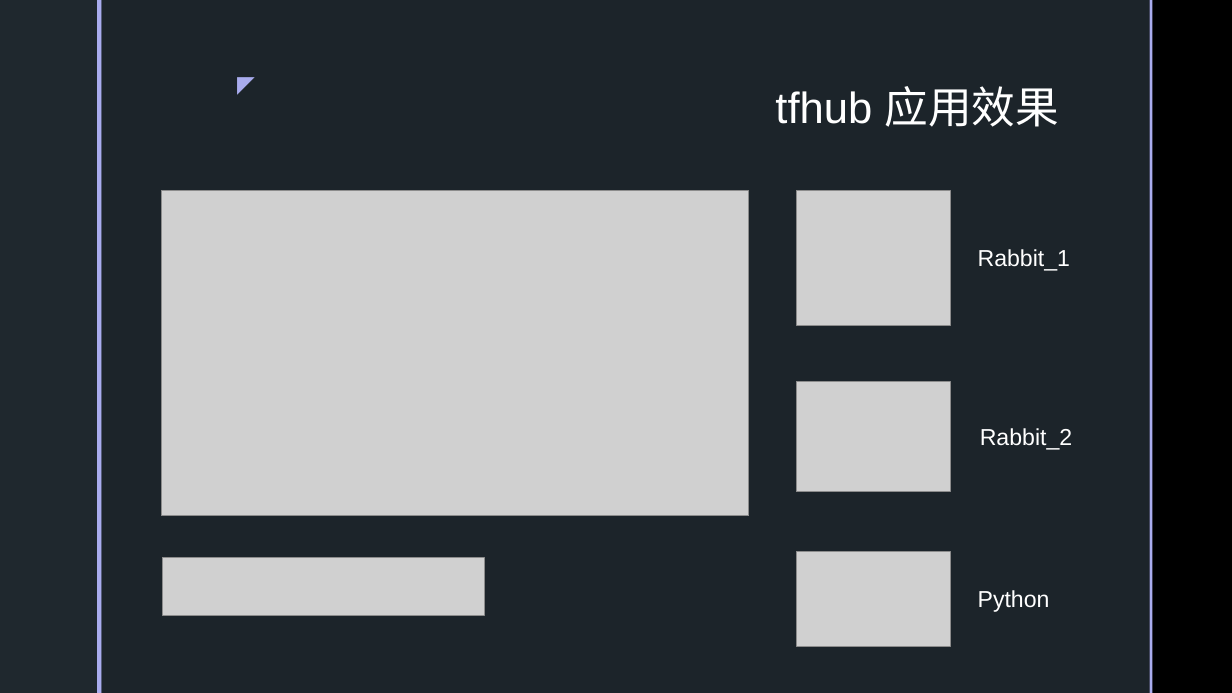
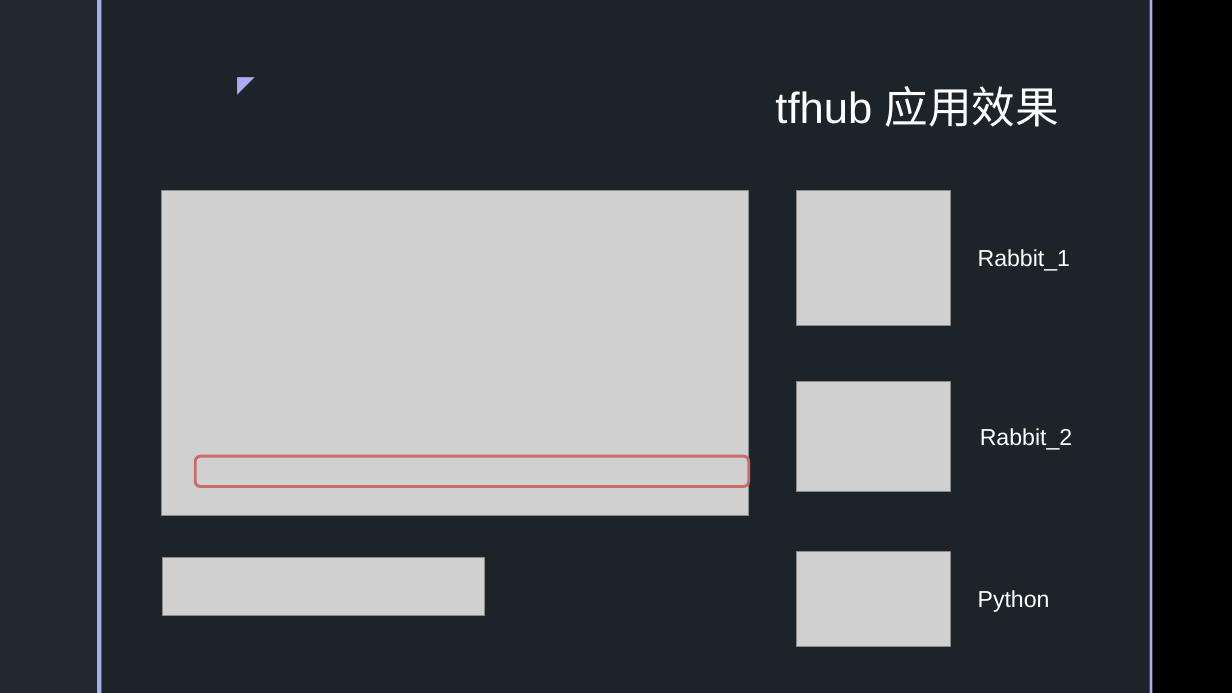
Before and after one commit to SakigamiYang/PyCon, a slide deck: slide 16 of Python-Meetup/20210523/深度学习简介.pptx. Drawn at 1232x693 pixels with LibreOffice and Linux fonts; fonts in the diff are those of the drawing; grey boxes stand for pictures; background and template pictures are left out. Boxes give left, top, right and bottom in pixels: in the first picture for what was removed or moved away, otherwise in the second. Text is boxed around its words. In the diff, an @@ line names an element or a change of style, - is before the commit and + after.

```diff
--- a/Python-Meetup/20210523/深度学习简介.pptx
+++ b/Python-Meetup/20210523/深度学习简介.pptx
@@ rounded rectangle added at (x1=195, y1=457, x2=749, y2=487), outline #CB6A6A 2.25 pt @@
```
Also in this commit, not shown: 3 other slides changed.
